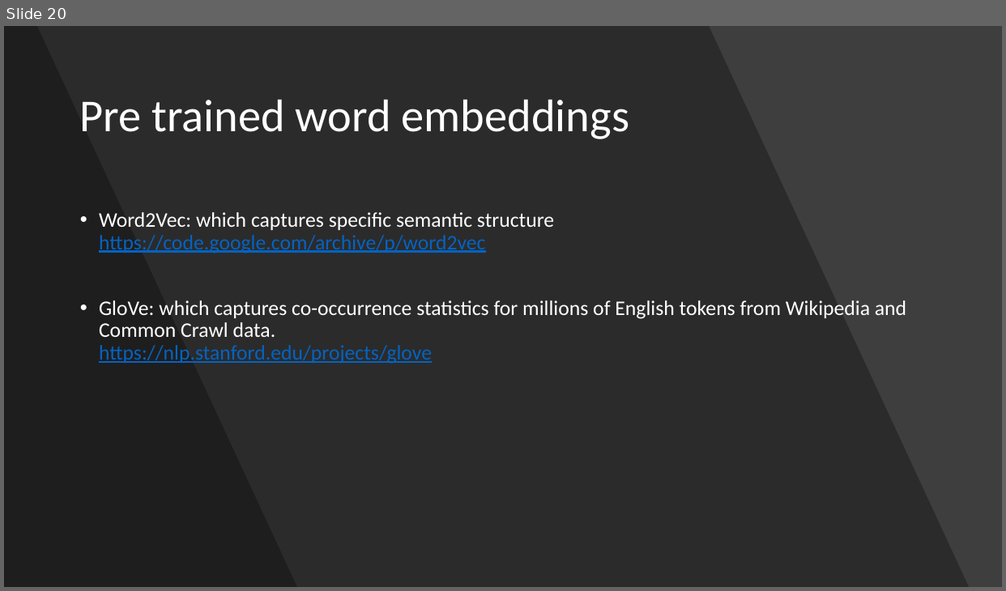
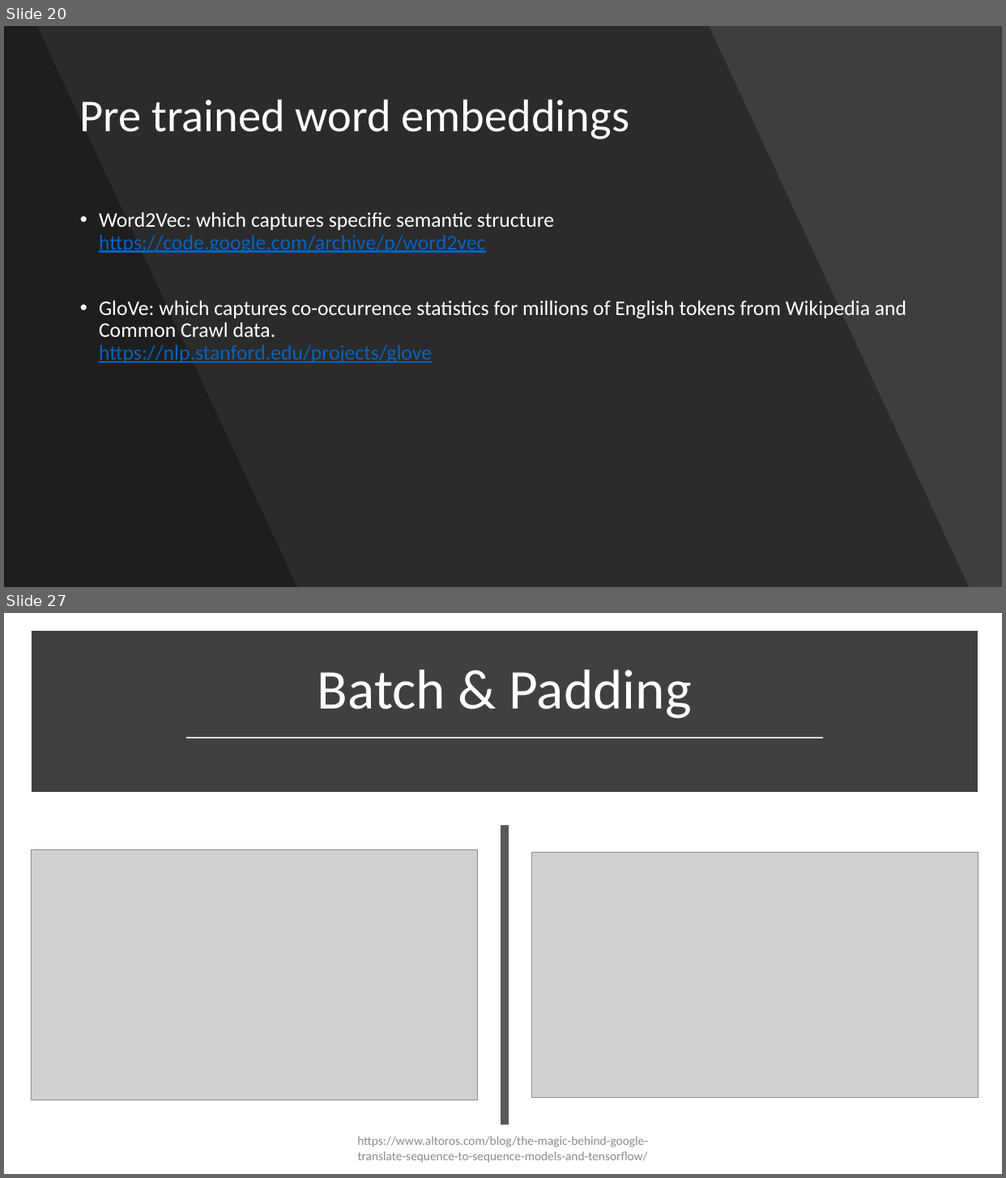
Before and after one commit to ravikg/deep-learning-nlp-kaggle-toxic-comment, a slide deck: ppt/workshop.pptx. Shown one above the other, each under a label of ours: slide 20 before the commit, slides 20 and 27 after it; the slides between them are not shown. The pictures are 1006x591 and 1006x1178 pixels, drawn with LibreOffice and Linux fonts; fonts in the diff are those of the drawing; grey boxes stand for pictures. Boxes give left, top, right and bottom in pixels: in the first picture for what was removed or moved away, otherwise in the second. Text is boxed around its words. In the diff, an @@ line names an element or a change of style, - is before the commit and + after.

```diff
--- a/ppt/workshop.pptx
+++ b/ppt/workshop.pptx
@@ slide 27 added at [4, 613, 1002, 1174], background #FFFFFF @@
@@ rectangle added at [36, 636, 973, 787], fill #404040, outline #404040 10 pt @@
@@ title added at [317, 670, 692, 718], 54 pt, text #FFFFFF @@
+Batch & Padding
@@ line added from (187, 737) to (823, 737), #D9D9D9 1.75 pt @@
@@ line added from (505, 825) to (505, 1125), #595959 8 pt @@
@@ picture added at [31, 850, 478, 1101] @@
@@ picture added at [532, 853, 978, 1098] @@
@@ text added at [357, 1136, 648, 1163], 12 pt, text #8C8C8C @@
+https://www.altoros.com/blog/the-magic-behind-google-translate-sequence-to-sequence-models-and-tensorflow/
```
Also in this commit, not shown: 2 slides changed, 31 other slides added, 1 slide removed, 4 other files.
